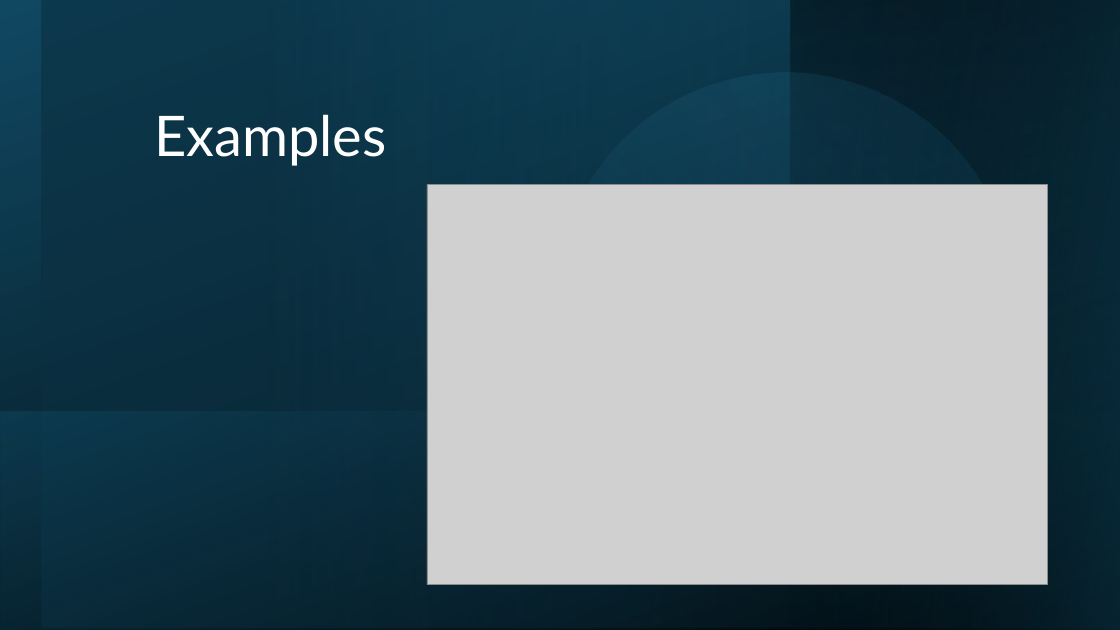
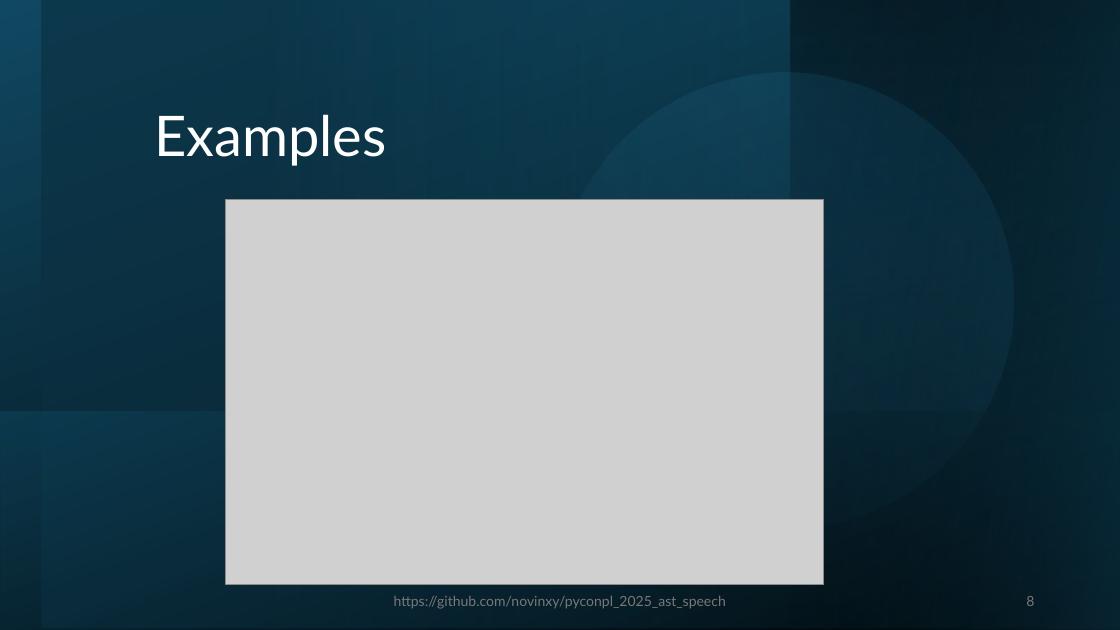
Before and after one commit to novinxy/pyconpl_2025_ast_speech, a slide deck: slide 8 of presentation.pptx. Drawn at 1120x630 pixels with LibreOffice and Linux fonts; fonts in the diff are those of the drawing; grey boxes stand for pictures. Boxes give left, top, right and bottom in pixels: in the first picture for what was removed or moved away, otherwise in the second. Text is boxed around its words. In the diff, an @@ line names an element or a change of style, - is before the commit and + after.

```diff
--- a/presentation.pptx
+++ b/presentation.pptx
@@ picture: place and size @@
-picture at (427, 185, 1047, 585)
+picture at (226, 199, 823, 584)
@@ text added at (394, 596, 726, 609), 12 pt, text #797979 @@
+https://github.com/novinxy/pyconpl_2025_ast_speech
@@ page number added at (1026, 596, 1034, 606), 12 pt, text #797979 @@
+8
```
Also in this commit, not shown: 11 other slides changed.
